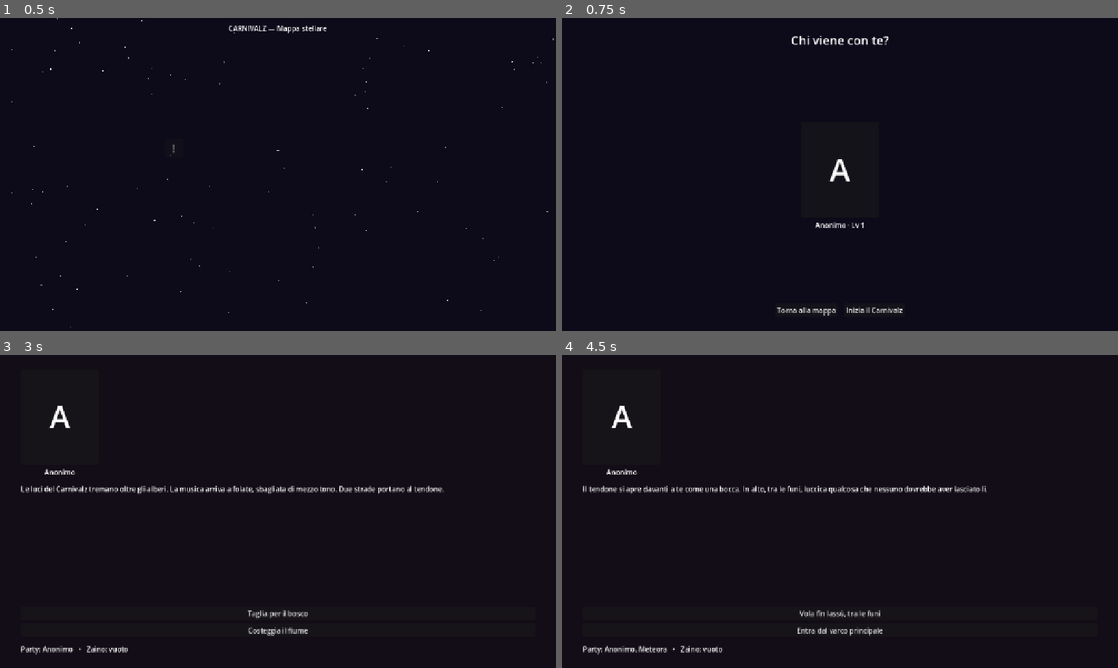
Above: before the commit, frames 1-4 (two rows, left to right).
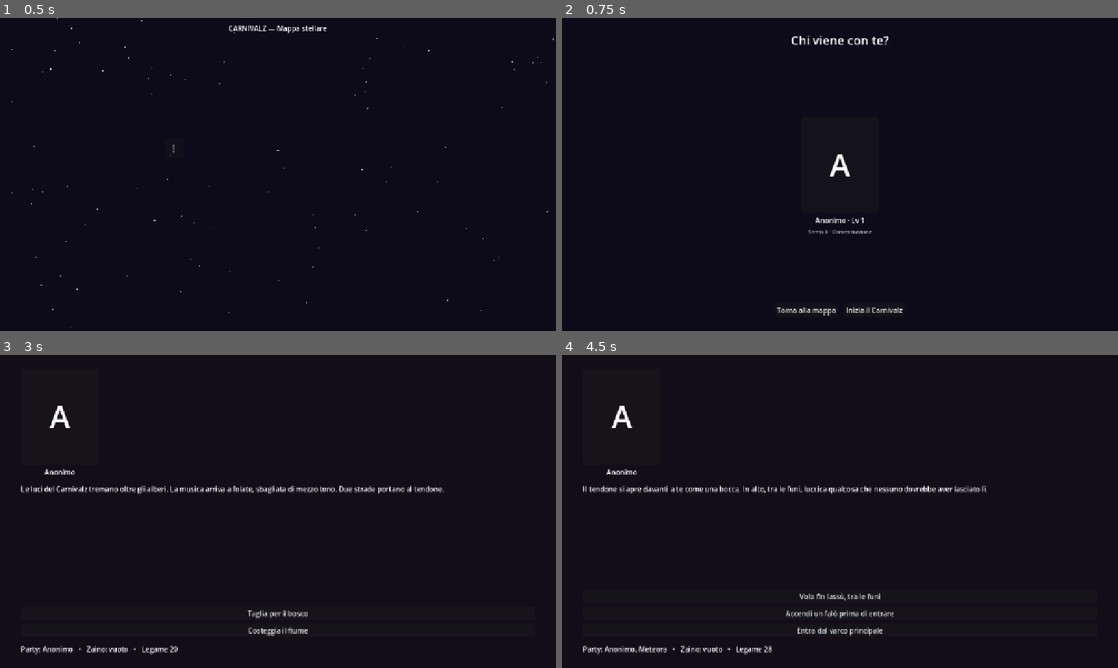
Above: after the commit, the same moments.

Repository: Rio-Chico-Devs/Carnivalz
Game: Godot game, scene res://scenes/Mappa.tscn
Two runs of this game, one before a commit and one after it. Both use one fixed random seed, a clock stepped at 60 frames per second and the inputs below.
Inputs:
- Up to frame 1 (0.5 s): no input
- Up to frame 2 (0.75 s): click "!" at 0.5 s
- Up to frame 3 (3 s): click "Torna alla mappa" at 1.25 s; click "!" at 2 s; click "Inizia il Carnivalz" at 2.75 s
- Up to frame 4 (4.5 s): click "Taglia per il bosco" at 3.5 s; click "Chiedile di unirsi a te" at 4.25 s

Frame 1 is identical in both runs. In frame 2, 0.4% of the frame differs, in the area x 44-56%, y 43-69%; in frame 3, less than 0.1%; in frame 4, 0.5%, in the area x 29-60%, y 75-96%.

Commit message:
Psiche, stress, fattore Carnivalz, XP e legame
- data/psiche.json: le psichi con effetto al KO di un compagno — rabbia
  (attacco extra), depressione (difesa giu', +1 danno subito),
  concentrazione (fattore Carnivalz +25); assegnate per classe nei dati
- Fattore Carnivalz (0-100, base per classe): probabilita' pari al fattore
  di fare +1 danno e meta' fattore di assorbire un colpo; tenerlo acceso
  fa salire lo stress a ogni azione
- Stress (0-100), persistente fuori dal combattimento: a 80+ il
  personaggio e' sopraffatto e il fattore si spegne; si scarica con
  la chiave evento 'stress' (falo': mangiare/parlare, -30)
- Livelli a punti esperienza: xp dai nemici sconfitti a tutto il party,
  massimo 130, fabbisogno xp_base x livello^1.5, x5 dopo il 100
- Legame (0-100): +con le chiavi evento 'legame' (reclutare, falo'),
  -1 a ogni scelta; gate 'richiede_legame' per gli eventi rari
  (la stella caduta di Meteora, soglia 40)
- Schede combattimento con stress/fattore/psiche; menu selezione con
  stress e psiche sotto il ritratto

Co-Authored-By: Claude Fable 5 <noreply@anthropic.com>
Claude-Session: https://claude.ai/code/session_01AE7uzpDH1Lo1PHb29aXJxZ

Diff:
--- a/data/classes.json
+++ b/data/classes.json
@@ -6,6 +6,8 @@
 			"nome": "Anonimo",
 			"hp": 5,
 			"velocita": 3,
+			"psiche": "concentrazione",
+			"fattore_base": 15,
 			"abilita": ["anonimato"],
 			"ritratto": "res://art/personaggi/anonimo.png"
 		},
@@ -14,6 +16,8 @@
 			"nome": "Insonne",
 			"hp": 5,
 			"velocita": 4,
+			"psiche": "depressione",
+			"fattore_base": 10,
 			"abilita": ["veglia", "sesto_senso"],
 			"ritratto": "res://art/personaggi/insonne.png"
 		},
@@ -22,6 +26,8 @@
 			"nome": "Meteora",
 			"hp": 5,
 			"velocita": 5,
+			"psiche": "rabbia",
+			"fattore_base": 20,
 			"abilita": ["volo", "impatto"],
 			"ritratto": "res://art/personaggi/meteora.png"
 		},
@@ -30,6 +36,8 @@
 			"nome": "Guastatore",
 			"hp": 5,
 			"velocita": 2,
+			"psiche": "rabbia",
+			"fattore_base": 10,
 			"abilita": ["scasso", "trappole"],
 			"ritratto": "res://art/personaggi/guastatore.png"
 		}
--- a/data/events.json
+++ b/data/events.json
@@ -12,7 +12,7 @@
 			"testo": "Tra i rami, una figura osserva il cielo a occhi spalancati: è Meteora. \"Anche tu senti la musica sbagliata?\"",
 			"destra": "meteora",
 			"scelte": [
-				{ "testo": "Chiedile di unirsi a te", "vai": "tendone", "recluta": "meteora" },
+				{ "testo": "Chiedile di unirsi a te", "vai": "tendone", "recluta": "meteora", "legame": 10 },
 				{ "testo": "Prosegui da solo", "vai": "tendone" }
 			]
 		},
@@ -27,7 +27,22 @@
 			"testo": "Il tendone si apre davanti a te come una bocca. In alto, tra le funi, luccica qualcosa che nessuno dovrebbe aver lasciato lì.",
 			"scelte": [
 				{ "testo": "Vola fin lassù, tra le funi", "vai": "segreto", "richiede": "volo" },
+				{ "testo": "Accendi un falò prima di entrare", "vai": "falo" },
 				{ "testo": "Entra dal varco principale", "vai": "boss" }
+			]
+		},
+		"falo": {
+			"testo": "Il fuoco prende in fretta. La musica del tendone sembra più lontana, qui. C'è tempo per respirare.",
+			"scelte": [
+				{ "testo": "Mangiate qualcosa e parlate fino a tardi", "vai": "falo_notte", "stress": -30, "legame": 15 },
+				{ "testo": "Meglio non perdere tempo", "vai": "boss" }
+			]
+		},
+		"falo_notte": {
+			"testo": "Le braci calano. Qualcuno dovrebbe dire qualcosa, ma il silenzio va bene lo stesso.",
+			"scelte": [
+				{ "testo": "Meteora ti affida la sua stella caduta", "vai": "boss", "richiede_legame": 40, "oggetto": "stella_caduta", "legame": 10 },
+				{ "testo": "Verso la pista", "vai": "boss" }
 			]
 		},
 		"segreto": {
--- a/data/personaggi.json
+++ b/data/personaggi.json
@@ -5,6 +5,9 @@
 			"nome": "L'Imbonitore",
 			"hp": 5,
 			"velocita": 2,
+			"psiche": "concentrazione",
+			"fattore_base": 25,
+			"xp": 25,
 			"ritratto": "res://art/personaggi/imbonitore.png"
 		}
 	]
--- /dev/null
+++ b/data/psiche.json
@@ -0,0 +1,19 @@
+{
+	"psichi": {
+		"rabbia": {
+			"nome": "Rabbia",
+			"effetto": "attacco_extra",
+			"descrizione": "Se un compagno va a terra si arrabbia: può attaccare di nuovo nello stesso turno."
+		},
+		"depressione": {
+			"nome": "Depressione",
+			"effetto": "difesa_giu",
+			"descrizione": "Se un compagno va a terra si deprime: la sua difesa cala e subisce più danno."
+		},
+		"concentrazione": {
+			"nome": "Concentrazione",
+			"effetto": "fattore_su",
+			"descrizione": "Se un compagno va a terra si concentra: il fattore Carnivalz sale."
+		}
+	}
+}
--- a/data/regole.json
+++ b/data/regole.json
@@ -4,5 +4,14 @@
 	"riduzione_danno_per_livello": 0.1,
 	"riduzione_danno_massima": 0.5,
 	"probabilita_attacco_extra_rabbia": 0.35,
-	"rabbia_su_ko_alleato": true
+	"malus_danno_depressione": 1,
+	"fattore_bonus_concentrazione": 25,
+	"soglia_stress_sopraffatto": 80,
+	"stress_per_fattore": 25,
+	"legame_iniziale": 20,
+	"xp_base": 10,
+	"xp_esponente": 1.5,
+	"livello_massimo": 130,
+	"livello_ostico": 100,
+	"moltiplicatore_ostico": 5
 }
--- a/scenes/Ritratto.tscn
+++ b/scenes/Ritratto.tscn
@@ -30,3 +30,11 @@
 unique_name_in_owner = true
 layout_mode = 2
 horizontal_alignment = 1
+
+[node name="Extra" type="Label" parent="."]
+unique_name_in_owner = true
+visible = false
+layout_mode = 2
+horizontal_alignment = 1
+modulate = Color(1, 1, 1, 0.7)
+theme_override_font_sizes/font_size = 12
--- a/scripts/Combattimento.gd
+++ b/scripts/Combattimento.gd
@@ -2,10 +2,12 @@
 
 # Combattimento a turni. Party e nemici in un'unica fila d'iniziativa
 # ordinata per velocità: il più veloce di tutti agisce per primo, 1 attacco
-# a testa per giro. Lo status "rabbia" può concedere (raramente) un attacco
-# extra nello stesso turno. Vita volutamente minima: pochi numeri, tutti in
-# data/regole.json. Il danno subìto dal party cala in proporzione al
-# livello, come probabilità di assorbire il colpo.
+# a testa per giro. Quando un compagno va a terra ogni sopravvissuto
+# reagisce secondo la propria psiche (rabbia / depressione /
+# concentrazione, definite in data/psiche.json). Il fattore Carnivalz
+# potenzia attacco e difesa ma fa salire lo stress; oltre la soglia il
+# personaggio è sopraffatto e il fattore si spegne. Numeri in
+# data/regole.json, casualità solo dall'RNG seedato di GameState.
 
 signal azione_scelta(bersaglio: Dictionary)
 
@@ -40,6 +42,11 @@
 	var vita := Label.new()
 	vita.horizontal_alignment = HORIZONTAL_ALIGNMENT_CENTER
 	scheda.add_child(vita)
+	var extra := Label.new()
+	extra.horizontal_alignment = HORIZONTAL_ALIGNMENT_CENTER
+	extra.add_theme_font_size_override("font_size", 12)
+	extra.modulate = Color(1, 1, 1, 0.7)
+	scheda.add_child(extra)
 	if giocatore:
 		fila_party.add_child(scheda)
 		ritratto.mostra(id_personaggio, GameState.livello_di(id_personaggio))
@@ -53,10 +60,15 @@
 		"hp": hp_max,
 		"hp_max": hp_max,
 		"velocita": int(dati.get("velocita", 3)),
+		"psiche": String(dati.get("psiche", "")),
+		"fattore": int(dati.get("fattore_base", 0)),
+		"stress": GameState.stress_di(id_personaggio) if giocatore else 0,
+		"xp": int(dati.get("xp", 10)),
 		"giocatore": giocatore,
 		"stati": [],
 		"scheda": scheda,
 		"etichetta_vita": vita,
+		"etichetta_extra": extra,
 	}
 	combattenti.append(combattente)
 	aggiorna_scheda(combattente)
@@ -70,7 +82,8 @@
 				continue
 			await esegui_turno(combattente)
 			var prob_extra := float(GameState.regole.get("probabilita_attacco_extra_rabbia", 0.35))
-			if in_corso and combattente.hp > 0 and "rabbia" in combattente.stati \
+			if in_corso and combattente.hp > 0 \
+					and ha_stato_con_effetto(combattente, "attacco_extra") \
 					and GameState.rng.randf() < prob_extra:
 				scrivi("%s è in preda alla rabbia e attacca di nuovo!" % combattente.nome)
 				await esegui_turno(combattente)
@@ -88,6 +101,12 @@
 		var possibili := vivi(true)
 		bersaglio = possibili[GameState.rng.randi_range(0, possibili.size() - 1)]
 	attacca(attaccante, bersaglio)
+	# tenere acceso il fattore costa: lo stress sale a ogni azione
+	var passo := int(GameState.regole.get("stress_per_fattore", 25))
+	var costo := floori(attaccante.fattore / float(maxi(passo, 1)))
+	if costo > 0:
+		attaccante.stress = clampi(attaccante.stress + costo, 0, 100)
+		aggiorna_scheda(attaccante)
 
 func mostra_azioni() -> void:
 	for figlio in azioni.get_children():
@@ -105,12 +124,19 @@
 
 func attacca(attaccante: Dictionary, bersaglio: Dictionary) -> void:
 	var danno := int(GameState.regole.get("danno_attacco", 1))
+	if fattore_attivo(attaccante) and GameState.rng.randf() < attaccante.fattore / 100.0:
+		danno += 1
+		scrivi("Il fattore Carnivalz arde in %s!" % attaccante.nome)
+	if ha_stato_con_effetto(bersaglio, "difesa_giu"):
+		danno += int(GameState.regole.get("malus_danno_depressione", 1))
 	if bersaglio.giocatore:
-		# il danno subìto cala in proporzione al livello
+		# il danno subìto cala in proporzione al livello (e col fattore acceso)
 		var riduzione := minf(
 			(GameState.livello_di(bersaglio.id) - 1)
 				* float(GameState.regole.get("riduzione_danno_per_livello", 0.1)),
 			float(GameState.regole.get("riduzione_danno_massima", 0.5)))
+		if fattore_attivo(bersaglio):
+			riduzione += bersaglio.fattore / 200.0
 		if GameState.rng.randf() < riduzione:
 			danno = 0
 	if danno <= 0:
@@ -124,11 +150,8 @@
 
 func _su_ko(caduto: Dictionary) -> void:
 	scrivi("[i]%s è a terra![/i]" % caduto.nome)
-	if GameState.regole.get("rabbia_su_ko_alleato", false):
-		for alleato in vivi(caduto.giocatore):
-			if "rabbia" not in alleato.stati:
-				alleato.stati.append("rabbia")
-				scrivi("%s ribolle di rabbia!" % alleato.nome)
+	for alleato in vivi(caduto.giocatore):
+		reagisci(alleato)
 	if vivi(false).is_empty():
 		giocatore_ha_vinto = true
 		in_corso = false
@@ -137,6 +160,32 @@
 		in_corso = false
 		scrivi("[b]Il party è a terra. Il Carnivalz ha vinto.[/b]")
 
+func reagisci(alleato: Dictionary) -> void:
+	# ognuno accusa il colpo secondo la propria psiche
+	var effetto: String = GameState.psichi.get(alleato.psiche, {}).get("effetto", "")
+	if effetto == "" or alleato.psiche in alleato.stati:
+		return
+	alleato.stati.append(alleato.psiche)
+	match effetto:
+		"attacco_extra":
+			scrivi("%s ribolle di rabbia!" % alleato.nome)
+		"difesa_giu":
+			scrivi("%s si chiude in sé: la sua difesa cala." % alleato.nome)
+		"fattore_su":
+			var bonus := int(GameState.regole.get("fattore_bonus_concentrazione", 25))
+			alleato.fattore = clampi(alleato.fattore + bonus, 0, 100)
+			scrivi("%s si concentra: il fattore Carnivalz sale." % alleato.nome)
+	aggiorna_scheda(alleato)
+
+func ha_stato_con_effetto(combattente: Dictionary, effetto: String) -> bool:
+	if combattente.psiche not in combattente.stati:
+		return false
+	return GameState.psichi.get(combattente.psiche, {}).get("effetto", "") == effetto
+
+func fattore_attivo(combattente: Dictionary) -> bool:
+	var soglia := int(GameState.regole.get("soglia_stress_sopraffatto", 80))
+	return combattente.fattore > 0 and combattente.stress < soglia
+
 func vivi(giocatore: bool) -> Array[Dictionary]:
 	var risultato: Array[Dictionary] = []
 	for combattente in combattenti:
@@ -157,13 +206,28 @@
 		combattente.scheda.modulate = Color(0.5, 0.4, 0.4, 0.5)
 	else:
 		combattente.etichetta_vita.text = "♥ %d/%d" % [combattente.hp, combattente.hp_max]
+	var dettagli := "Stress %d · Fattore %d" % [combattente.stress, combattente.fattore]
+	if combattente.stress >= int(GameState.regole.get("soglia_stress_sopraffatto", 80)):
+		dettagli += " · sopraffatto"
+	if combattente.psiche in combattente.stati:
+		dettagli += " · " + String(GameState.psichi.get(combattente.psiche, {}).get("nome", combattente.psiche))
+	combattente.etichetta_extra.text = dettagli
 
 func scrivi(riga: String) -> void:
 	diario.append_text(riga + "\n")
 
 func _esci() -> void:
+	# lo stress accumulato resta addosso ai personaggi
+	for combattente in combattenti:
+		if combattente.giocatore:
+			GameState.modifica_stress(combattente.id,
+					combattente.stress - GameState.stress_di(combattente.id))
 	if giocatore_ha_vinto:
-		GameState.premia_vittoria()
+		var xp_totale := 0
+		for combattente in combattenti:
+			if not combattente.giocatore:
+				xp_totale += combattente.xp
+		GameState.premia_vittoria(xp_totale)
 		GameState.nodo_corrente = GameState.nodo_se_vinci
 		get_tree().change_scene_to_file(SCENA_EVENTI)
 	elif GameState.nodo_se_perdi != "":
--- a/scripts/GameState.gd
+++ b/scripts/GameState.gd
@@ -1,11 +1,12 @@
 extends Node
 
 # Autoload: stato di gioco e regole. Niente contenuti hardcodati:
-# classi, personaggi, eventi, mappa e numeri di bilanciamento vivono
-# nei JSON sotto data/.
+# classi, personaggi, psichi, eventi, mappa e numeri di bilanciamento
+# vivono nei JSON sotto data/.
 
 const PERCORSO_CLASSI := "res://data/classes.json"
 const PERCORSO_PERSONAGGI := "res://data/personaggi.json"
+const PERCORSO_PSICHE := "res://data/psiche.json"
 const PERCORSO_MAPPA := "res://data/mappa.json"
 const PERCORSO_REGOLE := "res://data/regole.json"
 
@@ -16,6 +17,7 @@
 
 var classi: Dictionary = {}
 var personaggi: Dictionary = {}      # classi + NPC (ritratti, dialoghi, stat)
+var psichi: Dictionary = {}          # id psiche -> nome, effetto, descrizione
 var regole: Dictionary = {}
 var id_protagonista: String = ""
 
@@ -23,6 +25,9 @@
 var party: Array[String] = []             # scelto a inizio campagna
 var inventario: Array[String] = []
 var livelli: Dictionary = {}              # id classe -> livello (default 1)
+var xp: Dictionary = {}                   # id classe -> xp verso il prossimo livello
+var stress: Dictionary = {}               # id classe -> 0..100
+var legame: int = 0                       # 0..100, respira di continuo
 
 var eventi: Dictionary = {}
 var nodo_corrente: String = ""
@@ -36,6 +41,7 @@
 	imposta_seed(int(Time.get_unix_time_from_system()))
 	carica_classi()
 	carica_personaggi()
+	carica_psichi()
 	carica_regole()
 	nuova_partita()
 
@@ -70,6 +76,10 @@
 		for personaggio in dati.get("personaggi", []):
 			personaggi[personaggio["id"]] = personaggio
 
+func carica_psichi() -> void:
+	var dati: Variant = carica_json(PERCORSO_PSICHE)
+	psichi = dati.get("psichi", {}) if dati is Dictionary else {}
+
 func carica_regole() -> void:
 	var dati: Variant = carica_json(PERCORSO_REGOLE)
 	regole = dati if dati is Dictionary else {}
@@ -83,6 +93,9 @@
 	party.clear()
 	inventario.clear()
 	livelli.clear()
+	xp.clear()
+	stress.clear()
+	legame = int(regole.get("legame_iniziale", 20))
 	if id_protagonista != "":
 		classi_sbloccate.append(id_protagonista)
 		party.append(id_protagonista)
@@ -109,6 +122,34 @@
 func livello_di(id_classe: String) -> int:
 	return int(livelli.get(id_classe, 1))
 
+func stress_di(id_classe: String) -> int:
+	return int(stress.get(id_classe, 0))
+
+func modifica_stress(id_classe: String, quantita: int) -> void:
+	stress[id_classe] = clampi(stress_di(id_classe) + quantita, 0, 100)
+
+func modifica_legame(quantita: int) -> void:
+	legame = clampi(legame + quantita, 0, 100)
+
+func fabbisogno_xp(livello: int) -> int:
+	var richiesta := ceili(float(regole.get("xp_base", 10))
+			* pow(livello, float(regole.get("xp_esponente", 1.5))))
+	if livello >= int(regole.get("livello_ostico", 100)):
+		richiesta *= int(regole.get("moltiplicatore_ostico", 5))
+	return richiesta
+
+func aggiungi_xp(id_classe: String, quantita: int) -> void:
+	if not classi.has(id_classe):
+		return
+	xp[id_classe] = int(xp.get(id_classe, 0)) + quantita
+	var massimo := int(regole.get("livello_massimo", 130))
+	while livello_di(id_classe) < massimo:
+		var necessario := fabbisogno_xp(livello_di(id_classe))
+		if xp[id_classe] < necessario:
+			break
+		xp[id_classe] -= necessario
+		livelli[id_classe] = livello_di(id_classe) + 1
+
 func sblocca_classe(id_classe: String) -> void:
 	if classi.has(id_classe) and id_classe not in classi_sbloccate:
 		classi_sbloccate.append(id_classe)
@@ -134,9 +175,9 @@
 	nodo_se_vinci = se_vinci
 	nodo_se_perdi = se_perdi
 
-func premia_vittoria() -> void:
+func premia_vittoria(xp_totale: int) -> void:
 	for id_classe in party:
-		livelli[id_classe] = livello_di(id_classe) + 1
+		aggiungi_xp(id_classe, xp_totale)
 	annulla_combattimento()
 
 func annulla_combattimento() -> void:
@@ -145,7 +186,8 @@
 	nodo_se_perdi = ""
 
 func reset_campagna() -> void:
-	# fine campagna: roster, zaino e livelli restano, il party si scioglie
+	# fine campagna: roster, zaino, livelli, stress e legame restano;
+	# il party si scioglie
 	party.clear()
 	if id_protagonista != "":
 		party.append(id_protagonista)
--- a/scripts/Main.gd
+++ b/scripts/Main.gd
@@ -40,6 +40,8 @@
 	for scelta in nodo.get("scelte", []):
 		if scelta.has("richiede") and not GameState.party_ha_abilita(scelta["richiede"]):
 			continue  # requisito non soddisfatto: la scelta non appare proprio
+		if scelta.has("richiede_legame") and GameState.legame < int(scelta["richiede_legame"]):
+			continue  # evento raro: serve un legame abbastanza coltivato
 		var bottone := Button.new()
 		bottone.text = scelta.get("testo", "…")
 		bottone.pressed.connect(_su_scelta.bind(scelta))
@@ -60,12 +62,18 @@
 		slot_destra.mostra(nodo["destra"])
 
 func _su_scelta(scelta: Dictionary) -> void:
+	GameState.modifica_legame(-1)  # il legame respira: cala se non lo curi
 	if scelta.has("recluta"):
 		GameState.recluta(scelta["recluta"])
 	if scelta.has("oggetto"):
 		GameState.aggiungi_oggetto(scelta["oggetto"])
 	if scelta.has("lascia"):
 		GameState.rimuovi_classe(scelta["lascia"])
+	if scelta.has("stress"):
+		for id_classe in GameState.party:
+			GameState.modifica_stress(id_classe, int(scelta["stress"]))
+	if scelta.has("legame"):
+		GameState.modifica_legame(int(scelta["legame"]))
 	if scelta.has("combatti"):
 		GameState.prepara_combattimento(scelta["combatti"],
 				scelta.get("se_vinci", ""), scelta.get("se_perdi", ""))
@@ -84,4 +92,4 @@
 		nomi.append(String(GameState.classi.get(id_classe, {}).get("nome", id_classe)))
 	var testo_party := ", ".join(nomi) if not nomi.is_empty() else "solo tu"
 	var testo_zaino := ", ".join(GameState.inventario) if not GameState.inventario.is_empty() else "vuoto"
-	stato.text = "Party: %s   •   Zaino: %s" % [testo_party, testo_zaino]
+	stato.text = "Party: %s   •   Zaino: %s   •   Legame %d" % [testo_party, testo_zaino, GameState.legame]
--- a/scripts/Ritratto.gd
+++ b/scripts/Ritratto.gd
@@ -6,6 +6,7 @@
 @onready var immagine: TextureRect = %Immagine
 @onready var iniziale: Label = %Iniziale
 @onready var etichetta_nome: Label = %Nome
+@onready var etichetta_extra: Label = %Extra
 
 func mostra(id_personaggio: String, livello: int = 0) -> void:
 	var personaggio: Dictionary = GameState.personaggi.get(id_personaggio, {})
@@ -19,3 +20,7 @@
 		immagine.texture = null
 		iniziale.text = nome.left(1).to_upper()
 		iniziale.visible = true
+
+func imposta_extra(testo: String) -> void:
+	etichetta_extra.text = testo
+	etichetta_extra.visible = testo != ""
--- a/scripts/Selezione.gd
+++ b/scripts/Selezione.gd
@@ -21,6 +21,9 @@
 		var carta := SCENA_RITRATTO.instantiate()
 		lista.add_child(carta)
 		carta.mostra(id_classe, GameState.livello_di(id_classe))
+		var psiche: String = GameState.classi.get(id_classe, {}).get("psiche", "")
+		var nome_psiche: String = GameState.psichi.get(psiche, {}).get("nome", "")
+		carta.imposta_extra("Stress %d · %s" % [GameState.stress_di(id_classe), nome_psiche])
 		carta.mouse_filter = Control.MOUSE_FILTER_STOP
 		carta.gui_input.connect(_su_carta.bind(id_classe))
 		carte[id_classe] = carta
Not shown, changed: README.md
